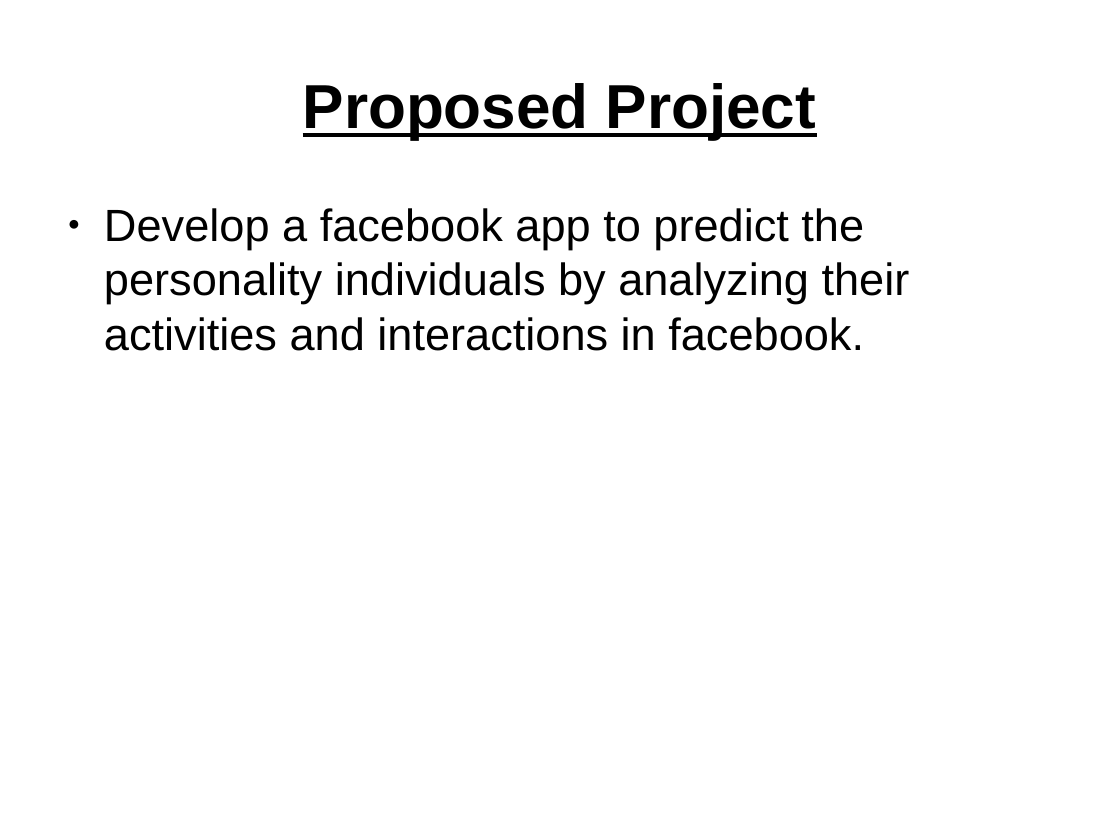
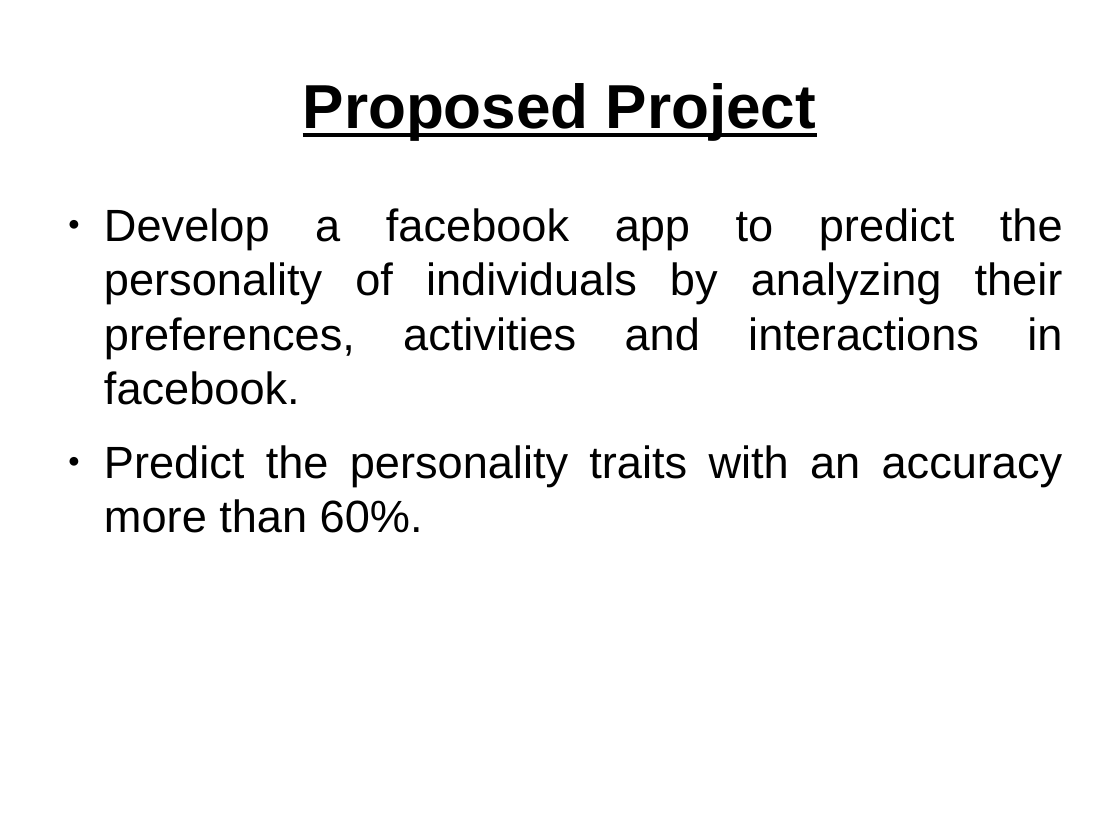
Before and after one commit to niyasc/Personality-Prediction-using-facebook-profile, a slide deck: slide 5 of Presentations/first.odp (slide 4 before the commit). Drawn at 1120x840 pixels with LibreOffice and Linux fonts; fonts in the diff are those of the drawing. Boxes give left, top, right and bottom in pixels: in the first picture for what was removed or moved away, otherwise in the second. Text is boxed around its words. In the diff, an @@ line names an element or a change of style, - is before the commit and + after.

```diff
--- a/Presentations/first.odp
+++ b/Presentations/first.odp
@@ text at bbox=[104, 208, 1063, 533]: text changed @@
-● Develop a facebook app to predict the personality individuals by analyzing their activities and interactions in facebook.
+● Develop a facebook app to predict the personality of individuals by analyzing their preferences, activities and interactions in facebook.
+● Predict the personality traits with an accuracy more than 60%.
```
Also in this commit, not shown: 6 other slides changed, 2 slides added, 1 slide removed, 11 other files.
